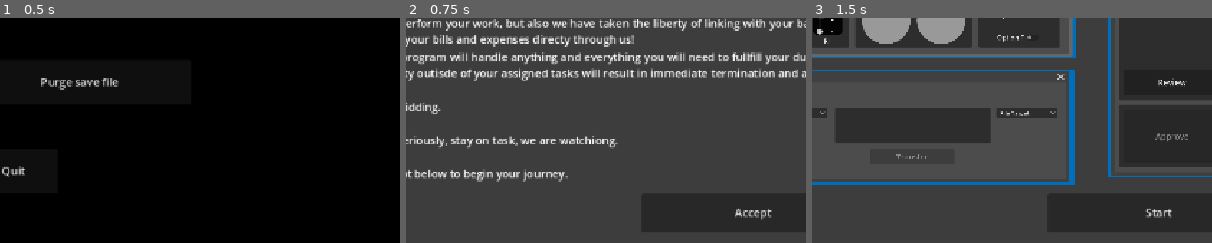
Above: before the commit, frames 1-3 (left to right).
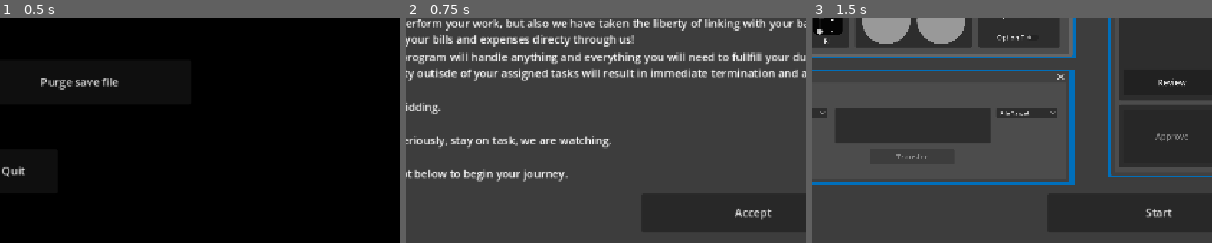
Above: after the commit, the same moments.

Repository: andrewpressman/Operation-OS
Game: Godot game, scene res://Menu/MainMenu.tscn
Same seed, same stepped clock (60 frames per second), same inputs: the game is played once before the commit and once after it.
Inputs:
- Up to frame 1 (0.5 s): no input
- Up to frame 2 (0.75 s): click "New Game" at 0.5 s
- Up to frame 3 (1.5 s): click "Accept" at 1.25 s
The pictures show only the part of the screen within x 10-60%, y 50-100%; the shares and areas given below are measured in that part.

Frame 1 is identical in both runs. In frame 2, 0.1% of the frame differs, in the area x 47-53%, y 53-59%; in frame 3, nothing differs.

Commit message:
style updates

Diff:
--- a/Assets/StyleBoxes/TaskTheme.tres
+++ b/Assets/StyleBoxes/TaskTheme.tres
@@ -5,15 +5,21 @@
 content_margin_top = 99.0
 content_margin_right = 34.0
 content_margin_bottom = 134.0
-bg_color = Color(0.923152, 0.445498, 0.0284037, 1)
+bg_color = Color(0.807843, 0.505882, 0.278431, 1)
+border_width_left = 1
+border_width_top = 1
+border_width_right = 1
+border_width_bottom = 1
 corner_radius_top_left = 10
 corner_radius_top_right = 10
 corner_radius_bottom_right = 10
 corner_radius_bottom_left = 10
+corner_detail = 10
 expand_margin_left = 10.0
 expand_margin_top = 35.0
 expand_margin_right = 10.0
 expand_margin_bottom = 10.0
+shadow_size = 5
 
 [sub_resource type="StyleBoxFlat" id="StyleBoxFlat_q3ifq"]
 content_margin_left = 84.0
--- a/Menu/NewGameStart.tscn
+++ b/Menu/NewGameStart.tscn
@@ -17,7 +17,6 @@
 metadata/_edit_lock_ = true
 
 [node name="Intro" type="Panel" parent="."]
-visible = false
 offset_right = 1152.0
 offset_bottom = 648.0
 
@@ -57,11 +56,12 @@
 
 Just kidding.
 
-but seriously, stay on task, we are watchiong.
+but seriously, stay on task, we are watching.
 
 Accept below to begin your journey."
 
 [node name="Tutorial" type="Panel" parent="."]
+visible = false
 offset_right = 1152.0
 offset_bottom = 648.0
 
--- a/Work/Shop.tscn
+++ b/Work/Shop.tscn
@@ -112,9 +112,9 @@
 
 [node name="Header" type="RichTextLabel" parent="."]
 offset_left = 6.0
-offset_top = 5.0
+offset_top = 4.0
 offset_right = 374.0
-offset_bottom = 77.0
+offset_bottom = 76.0
 theme_override_font_sizes/normal_font_size = 20
 bbcode_enabled = true
 text = "Select an item to view its properties"
